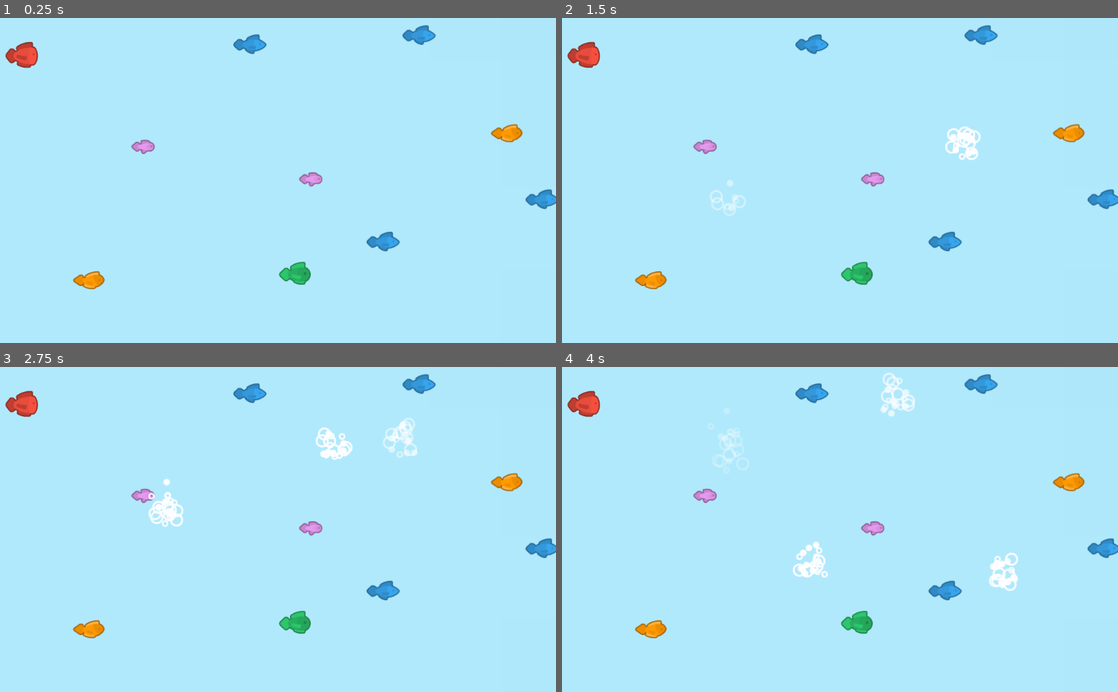
Above: before the commit, frames 1-4 (two rows, left to right).
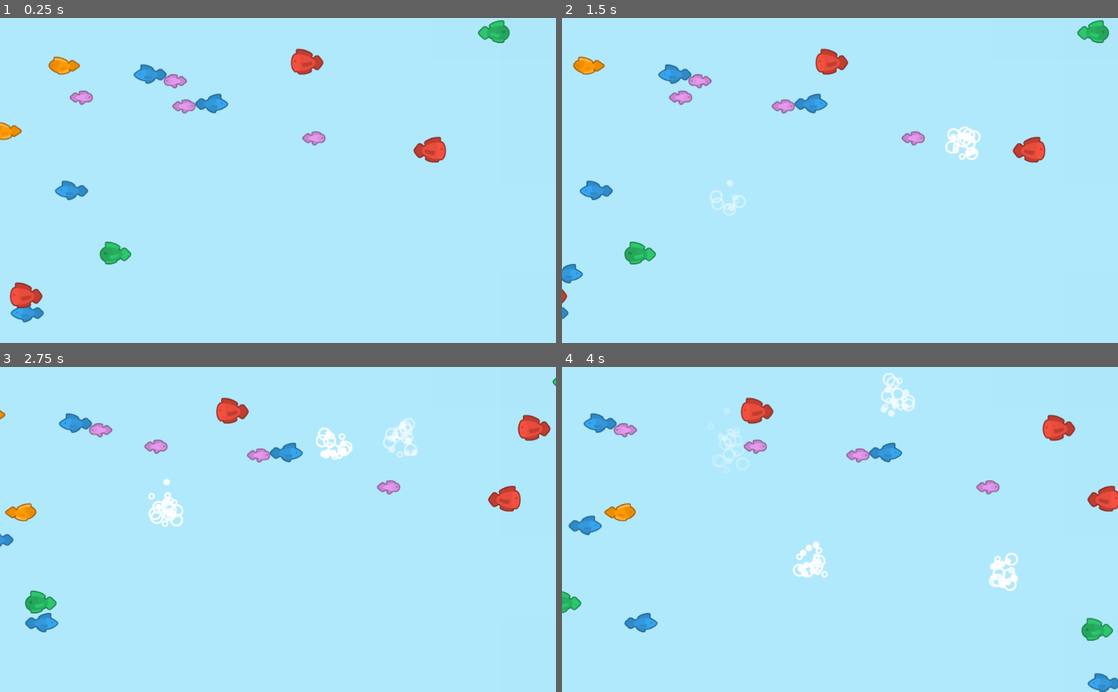
Above: after the commit, the same moments.

Repository: madeso/kenneyjam2019
Game: Godot game, scene res://World.tscn
Same seed, same stepped clock (60 frames per second), same inputs: the game is played once before the commit and once after it.
Inputs (mouse positions are in pixels of both pictures, inside the frame that each line leads up to):
- Up to frame 1 (0.25 s): no input
- Up to frame 2 (1.5 s): move the mouse to (962, 164) at 0.52 s; click (962, 164) at 0.67 s; move the mouse to (728, 196) at 1.27 s; click (728, 196) at 1.42 s
- Up to frame 3 (2.75 s): move the mouse to (333, 458) at 2.02 s; click (333, 458) at 2.17 s
- Up to frame 4 (4 s): move the mouse to (812, 594) at 2.77 s; click (812, 594) at 2.92 s; move the mouse to (1006, 578) at 3.52 s; click (1006, 578) at 3.67 s

The runs differ from the first frame. In frame 1, 5.7% of the frame differs, in the area x 0-100%, y 0-94%; in frame 2, 5.1%; in frame 3, 5.1%; in frame 4, 5.5%.

Commit message:
swimming fishes

Diff:
--- a/scripts/Gameplay.gd
+++ b/scripts/Gameplay.gd
@@ -8,26 +8,40 @@
 var check_pos = false
 var gun_timer = 0.0
 
-const MAX_FISH = 10
+const MAX_FISH = 15
 var fish = preload("res://fish.tscn")
 onready var fishes = $"../fishes"
 
 # Called when the node enters the scene tree for the first time.
 func _ready():
-	pass # Replace with function body.
+	while fishes.get_child_count() < MAX_FISH:
+		spawn_fish(true)
 
 func fire_gun(pos):
 	gun_position = pos
 	check_pos = true
 	gun_timer = 0.1
 
+const WIDTH = 15
+const HEIGHT = 15
+
+func spawn_fish(start):
+	var f = fish.instance()
+	var x = -WIDTH
+	if start:
+		x = rand_range(0, get_viewport().size.x)
+	if randf() < 0.5:
+		f.movement = -1
+		if not start:
+			x = get_viewport().size.x + WIDTH
+	f.position = Vector2(x, rand_range(0, get_viewport().size.y-HEIGHT * 2) + HEIGHT)
+	f.gameplay = self
+	fishes.add_child(f)
+
 # Called every frame. 'delta' is the elapsed time since the previous frame.
 func _process(delta):
 	while fishes.get_child_count() < MAX_FISH:
-		var f = fish.instance()
-		f.position = Vector2(rand_range(0, get_viewport().size.x), rand_range(0, get_viewport().size.y))
-		f.gameplay = self
-		fishes.add_child(f)
+		spawn_fish(false)
 	if check_pos:
 		gun_timer -= delta
 		if gun_timer < 0:
--- a/scripts/fish.gd
+++ b/scripts/fish.gd
@@ -4,10 +4,14 @@
 # var a = 2
 # var b = "text"
 
+const SPEED = 55
 const RANGE = 25
 const RSQ = RANGE * RANGE
 
+var was_visible = false
+
 var gameplay = null
+var movement = 1
 
 var fishes = [
 	preload("res://assets/sprites/fish01.png"),
@@ -21,12 +25,25 @@
 func _ready():
 	var type = randi() % 5
 	self.texture = fishes[type]
+	self.flip_h = movement < 0
 	# self.set_texture(fishes[type])
 
 # Called every frame. 'delta' is the elapsed time since the previous frame.
 func _process(delta):
+	var r = self.get_rect()
+	r.position += self.position
+	var is_visible = r.intersects(get_viewport().get_visible_rect())
+	if is_visible:
+		was_visible = true
+	if not is_visible and was_visible:
+		# moved outside...
+		print('fished moved outside')
+		self.queue_free()
+
+	self.position += Vector2(delta * SPEED * movement, 0)
 	if gameplay.check_pos:
 		var l = (self.position - gameplay.gun_position).length_squared()
 		if l < RSQ:
 			# todo(Gustav): Spawn skeleton
+			print('fished killed')
 			self.queue_free()
